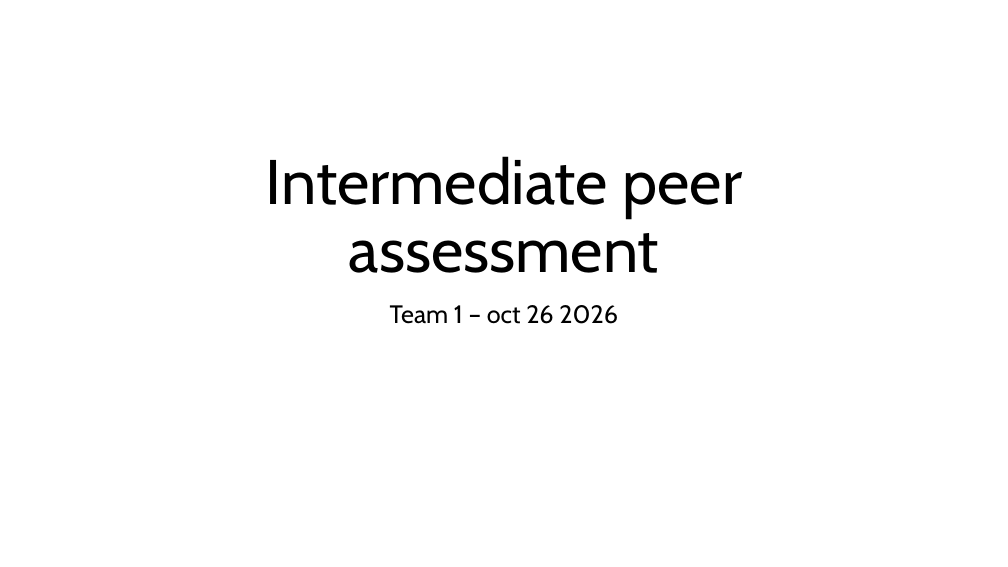
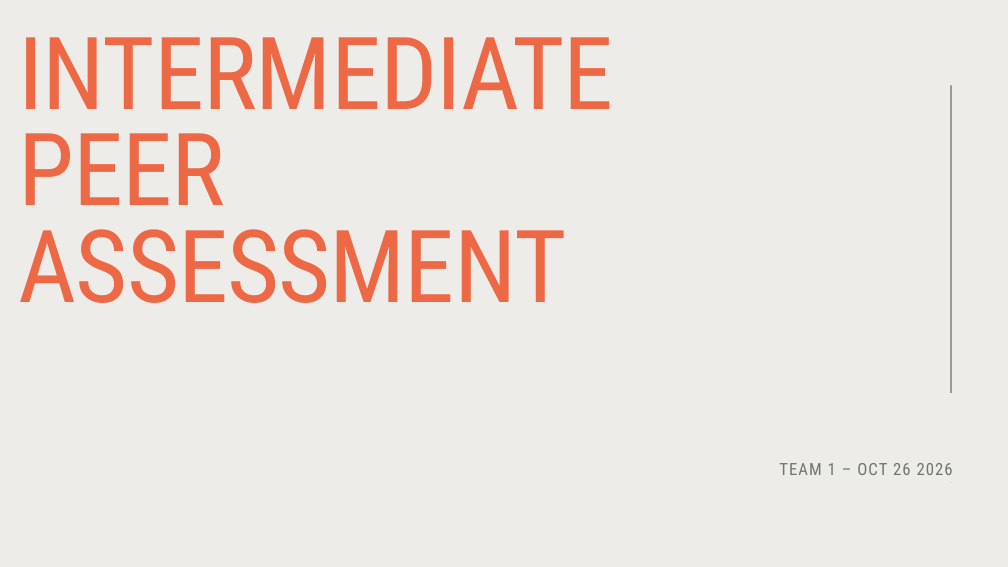
Before and after one commit to ginassadauskas/Project5Group1, a slide deck: slide 1 of peer assessment/interm peer assessment oct 26.pptx. Drawn at 1008x567 pixels with LibreOffice and Linux fonts; fonts in the diff are those of the drawing. Boxes give left, top, right and bottom in pixels: in the first picture for what was removed or moved away, otherwise in the second. Text is boxed around its words. In the diff, an @@ line names an element or a change of style, - is before the commit and + after.

```diff
--- a/peer assessment/interm peer assessment oct 26.pptx
+++ b/peer assessment/interm peer assessment oct 26.pptx
@@ rectangle added at [0,0,1008,567], fill #EDECE9 @@
@@ title "INTERMEDIATE PEER ASSESSMENT" at [19,37,614,303]: vertical alignment bottom to top @@
@@ title at [19,37,614,303]: text changed; size 60 to 96 pt; font Cabin to Roboto Condensed; text colour #000000 to #ED6845 @@
-Intermediate peer assessment
+INTERMEDIATE PEER ASSESSMENT
@@ line added from (951, 85) to (951, 482), #444742 1 pt @@
@@ subtitle "TEAM 1 – OCT 26 ..." at [779,463,953,475]: vertical alignment top to bottom @@
@@ subtitle at [779,463,953,475]: text changed; size 24 to 16 pt; font Cabin to Roboto Condensed; text colour #000000 to #6E7868 @@
-Team 1 – oct 26 2026
+TEAM 1 – OCT 26 2026
```
Also in this commit, not shown: 12 other slides changed, 1 other file.
